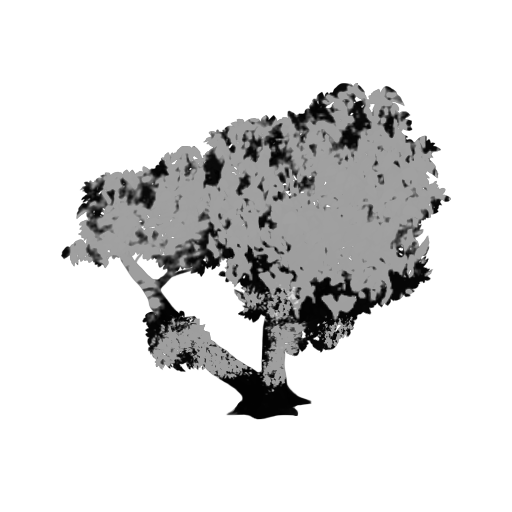
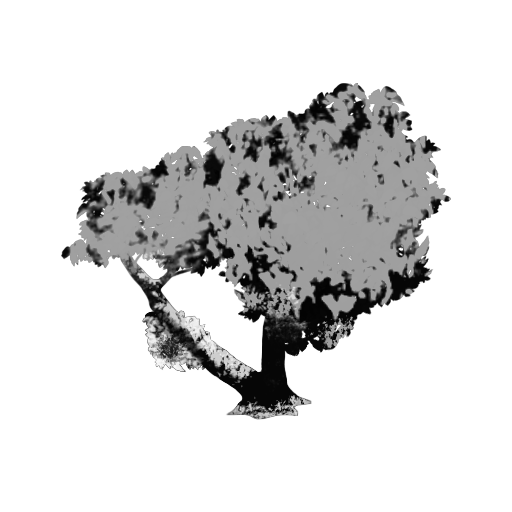
Layers edited between the first and the second 512px x 512px image:
painted on "Background" over [95, 246, 335, 419]
